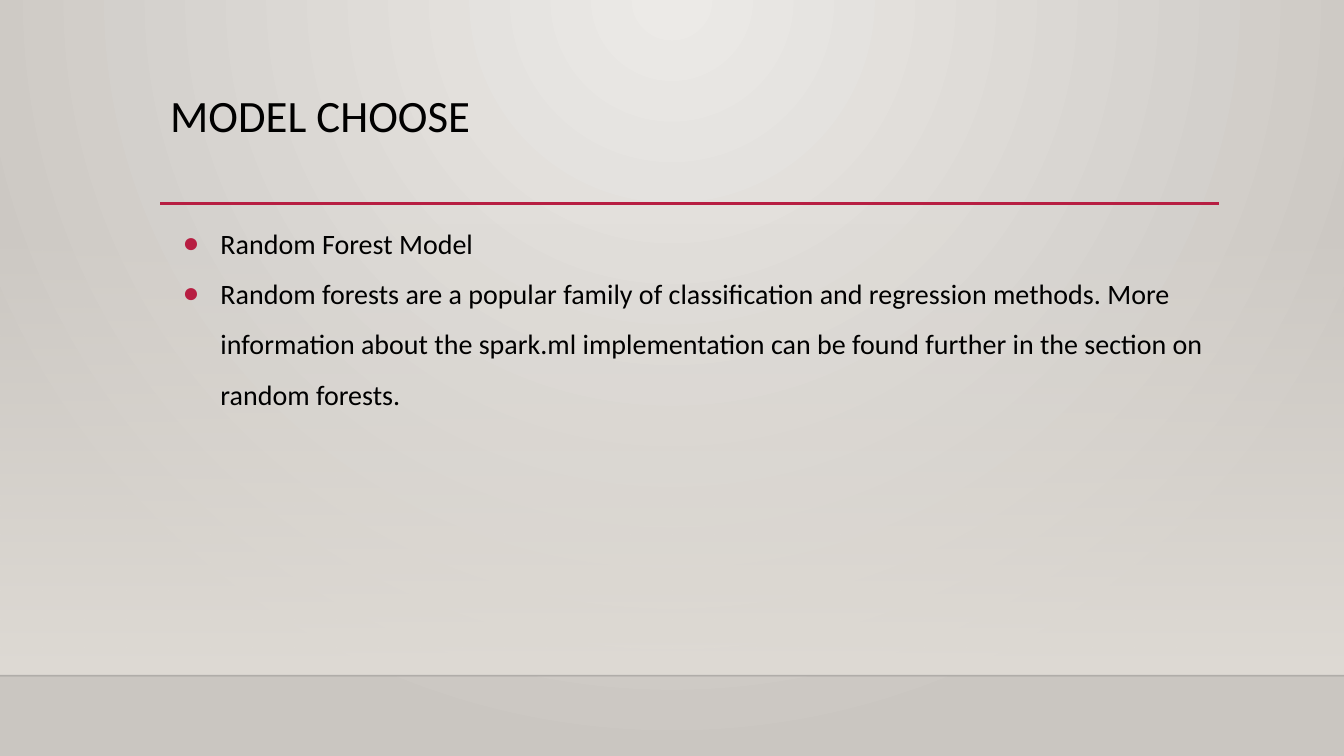
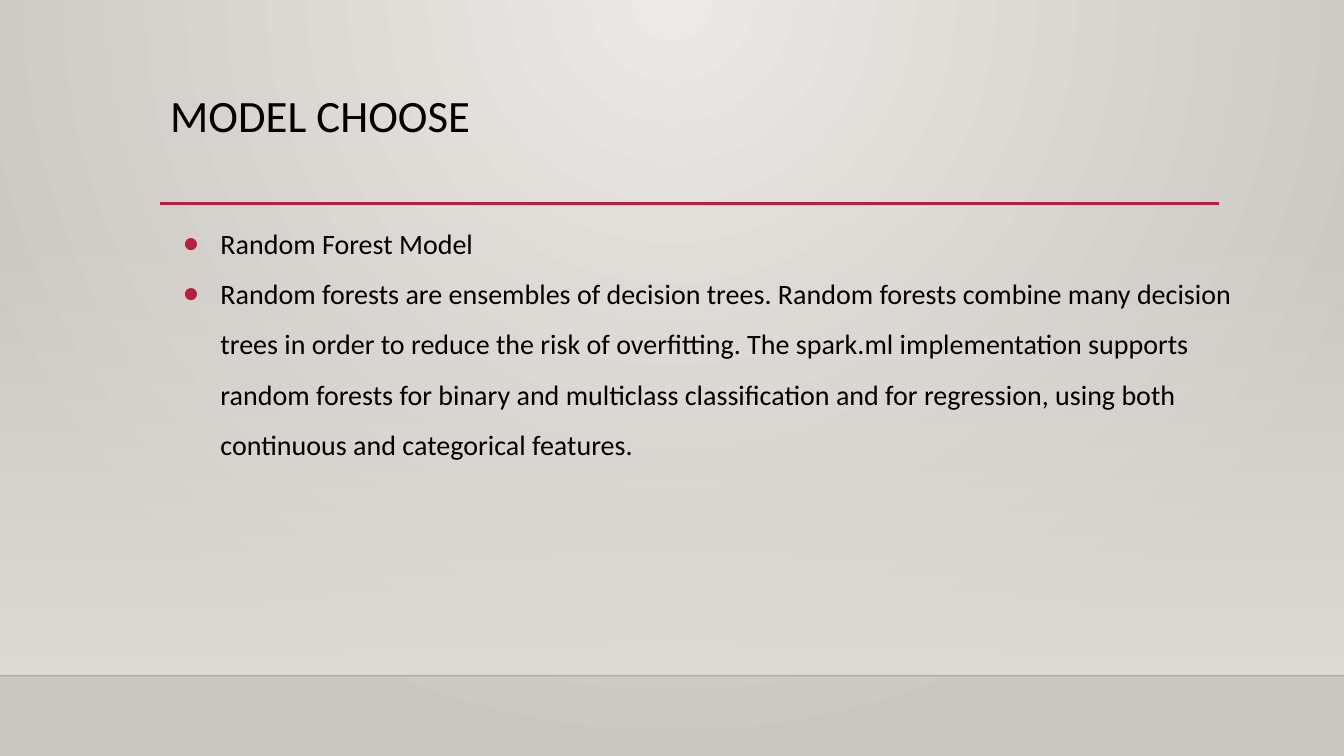
Before and after one commit to MAQI-SHI/CSYE-7200-Final-Project-Team-6, a slide deck: slide 14 of finalPresentation.pptx (slide 13 before the commit). Drawn at 1344x756 pixels with LibreOffice and Linux fonts; fonts in the diff are those of the drawing; background and template pictures are left out. Boxes give left, top, right and bottom in pixels: in the first picture for what was removed or moved away, otherwise in the second. Text is boxed around its words. In the diff, an @@ line names an element or a change of style, - is before the commit and + after.

```diff
--- a/finalPresentation.pptx
+++ b/finalPresentation.pptx
@@ text at box(220, 284, 1231, 460): text changed @@
-● Random forests are a popular family of classification and regression methods. More information about the spark.ml implementation can be found further in the section on random forests.
+● Random forests are ensembles of decision trees. Random forests combine many decision trees in order to reduce the risk of overfitting. The spark.ml implementation supports random forests for binary and multiclass classification and for regression, using both continuous and categorical features.
```
Also in this commit, not shown: 8 other slides changed, 1 other file.
